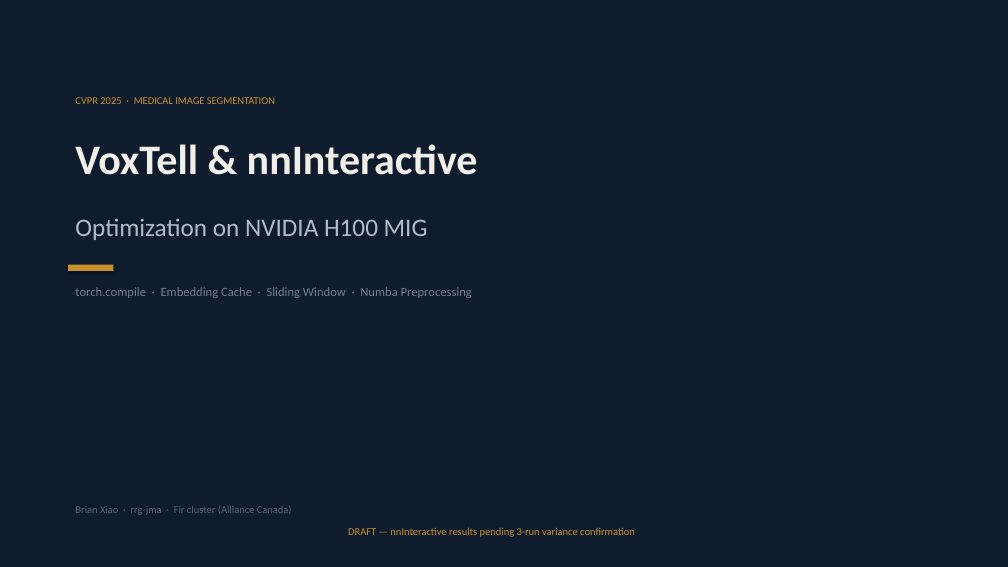
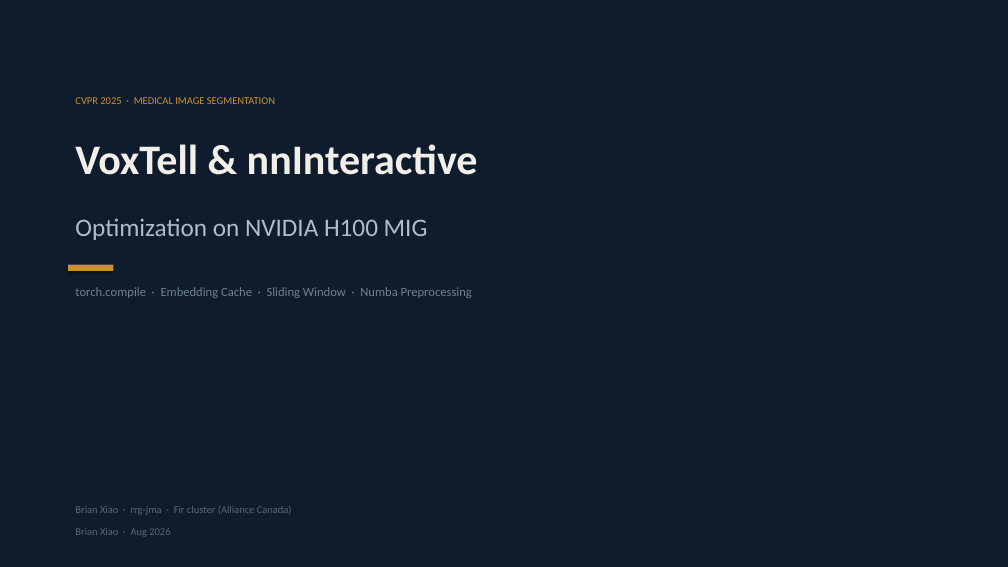
Before and after one commit to pentaexe/VoxTell-main, a slide deck: slide 1 of slides.pptx. Drawn at 1008x567 pixels with LibreOffice and Linux fonts; fonts in the diff are those of the drawing. Boxes give left, top, right and bottom in pixels: in the first picture for what was removed or moved away, otherwise in the second. Text is boxed around its words. In the diff, an @@ line names an element or a change of style, - is before the commit and + after.

Commit message:
Confirm 1.33x speedup (n=3), correct break-even, fix VoxTell H100 env
nnInteractive repeats 56923894-896: 1.39x/1.28x/1.32x, mean 1.33x.
DSC delta <= +0.0004 across all runs. DRAFT watermark removed.

Break-even corrected: 71.4s /scratch cold-start / 0.0706s mean gain
= ~69 cases (was 22 from /tmp lower bound — now using production figure).

fair_benchmark_h100.sh: switch to voxtell env (nninteractive lacks
transformers). User must verify env name with ls /scratch/brianx7/envs/.

```diff
--- a/slides.pptx
+++ b/slides.pptx
@@ text at [75,528,170,537]: text changed; text colour #C8912B to #5A6478 @@
-DRAFT — nnInteractive results pending 3-run variance confirmation
+Brian Xiao · Aug 2026
```
Also in this commit, not shown: 3 other slides changed, 3 other files.
